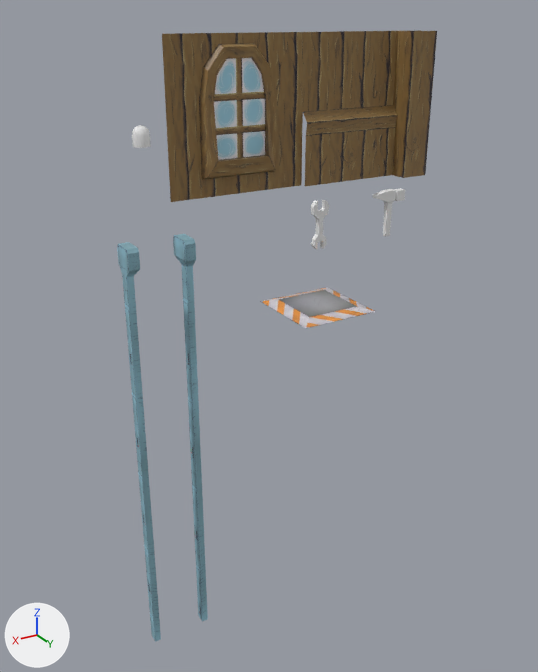
Before and after pictures for a commit that changed the Blender file raw_assets/santas_workshop.blend.
Before and after are seen from a camera (50 mm lens) standing at (2.79, 6.86, 2.19) and looking at (-1.86, -0.89, -1.68). Lighting does not change. The marker at lower left points along +X, +Y and +Z.

The first picture shows 'Frame', 'Hammer', 'Platform', 'Wall', 'WallBottom', 'WallSupport', 'Window', 'Wrench'.
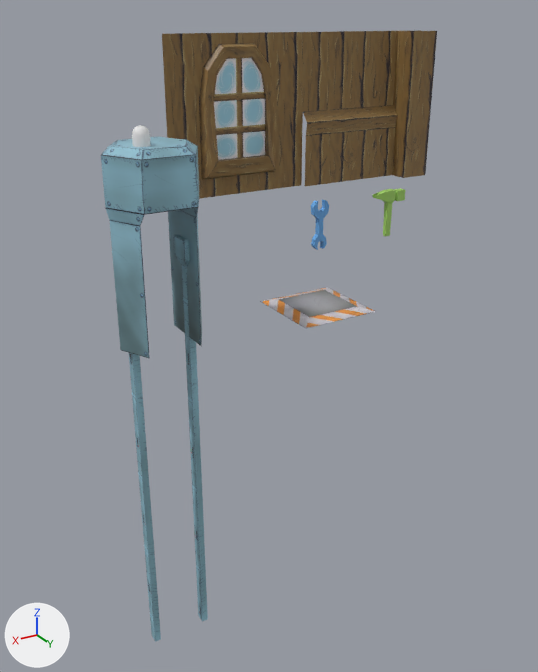
Pixel boxes [x1, y1, x2, y2] of what changed, in the pictures (538 x 672 px):
```json
{"object": "MachineA", "change": "shown", "after": [101, 137, 202, 358], "on screen": "cyan"}
{"object": "Hammer", "change": "recoloured", "before": [372, 188, 405, 236], "after": [372, 188, 405, 236], "on screen": "grey to green"}
{"object": "Wrench", "change": "recoloured", "before": [311, 200, 329, 250], "after": [311, 200, 329, 250], "on screen": "grey to blue"}
```

Scene script edits in JSON lines:
```json
{"op": "add", "block": "img_old_christmas_32x_png", "code": ["img_old_christmas_32x_png = load_image('old-christmas-32x.png', 'old-christmas-32x.png', 512, 32, 'sRGB')"]}
{"op": "add", "block": "mat_palette", "code": ["mat_palette = principled_material('palette')", "mat_palette.texture = img_old_christmas_32x_png"]}
{"block": "me_wrench", "where": "me_wrench.from_pydata(...)  # 64 vertices, 34 faces; spans x -0.106..0.106, y -0.032..0.032, z -0.283..0.28"}
{"op": "add", "block": "me_wrench", "code": "me_wrench.materials.append(mat_palette)  # picture img_old_christmas_32x_png"}
{"block": "me_hammer", "where": "me_hammer.from_pydata(...)  # 34 vertices, 35 faces; spans x -0.211..0.232, y -0.046..0.046, z -0.272..0.286"}
{"op": "add", "block": "me_hammer", "code": "me_hammer.materials.append(mat_palette)  # picture img_old_christmas_32x_png"}
{"op": "remove", "block": "ob_machinea", "code": "ob_machinea.hide_set(True)"}
```
